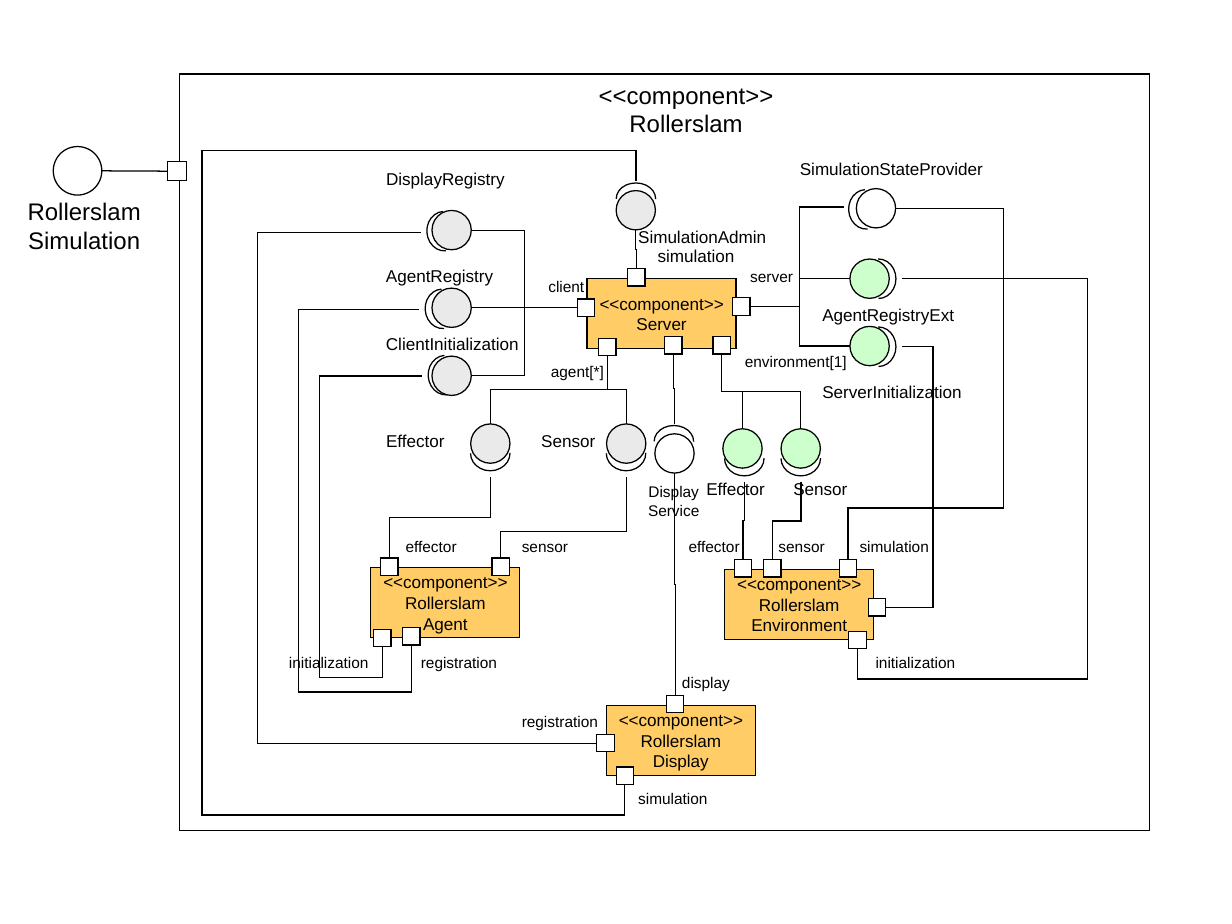
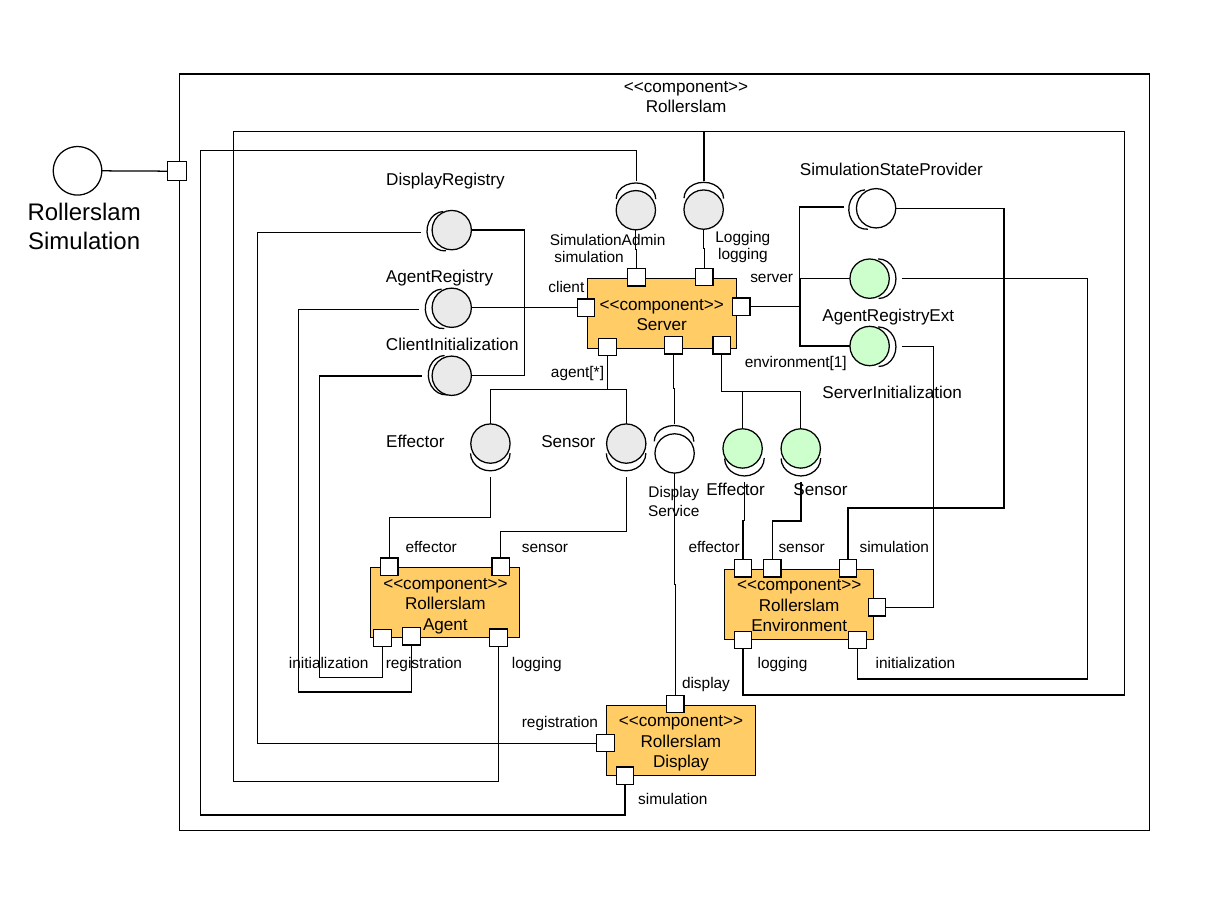
Before and after one commit to krishprince/rollerslam, a slide deck: slide 3 of docs/UML.ppt. Drawn at 1232x924 pixels with LibreOffice and Linux fonts; fonts in the diff are those of the drawing. Boxes give left, top, right and bottom in pixels: in the first picture for what was removed or moved away, otherwise in the second. Text is boxed around its words. In the diff, an @@ line names an element or a change of style, - is before the commit and + after.

```diff
--- a/docs/UML.ppt
+++ b/docs/UML.ppt
@@ text "<<component>>": place and size @@
-text "<<component>>" at (599,88,774,133)
+text "<<component>>" at (624,81,748,112)
@@ text "<<component>>" at (624,81,748,112): size 14 to 10 pt @@
@@ elbow line added from (499, 647) to (703, 181), #000000 0.74 pt @@
@@ elbow line added from (743, 649) to (703, 181), #000000 0.74 pt @@
@@ elbow line (625, 785) - (636, 181): route changed @@
@@ ellipse added at (684,190,723,229), fill #EAEAEA, outline #000000 0.74 pt @@
@@ freeform shape added at (684,182,723,214), outline #000000 0.74 pt @@
@@ freeform shape at (848,189,884,230): outline redrawn @@
@@ elbow line (421, 232) - (596, 743): route changed @@
@@ text "SimulationAdmin": place and size @@
-text "SimulationAdmin" at (638,229,766,243)
+text "SimulationAdmin" at (550,232,666,248)
@@ text "SimulationAdmin" at (550,232,666,248): size 10 to 9 pt @@
@@ elbow line added from (705, 269) to (703, 229), #000000 0.74 pt @@
@@ text added at (715,230,770,246), 9 pt, text #000000 @@
+logging
@@ text "simulation" at (554,250,623,262): size 10 to 9 pt @@
@@ text "simulation": place and size @@
-text "simulation" at (658,249,735,262)
+text "simulation" at (554,250,623,262)
@@ rectangle added at (696,269,713,286), fill #FFFFFF, outline #000000 0.74 pt @@
@@ text added at (718,247,768,263), 9 pt, text #000000 @@
+Logging
@@ elbow line (411, 646) - (419, 310): route changed @@
@@ elbow line (886, 607) - (903, 346): route changed @@
@@ freeform shape at (724,441,764,476): outline redrawn @@
@@ text "registration": place and size @@
-text "registration" at (421,656,497,672)
+text "registration" at (386,656,462,672)
@@ rectangle added at (490,630,508,647), fill #FFFFFF, outline #000000 0.74 pt @@
@@ text added at (512,656,562,671), 9 pt, text #000000 @@
+logging
@@ rectangle added at (734,632,752,649), fill #FFFFFF, outline #000000 0.74 pt @@
@@ text added at (758,656,808,671), 9 pt, text #000000 @@
+logging
```
Also in this commit, not shown: 3 other slides changed.
